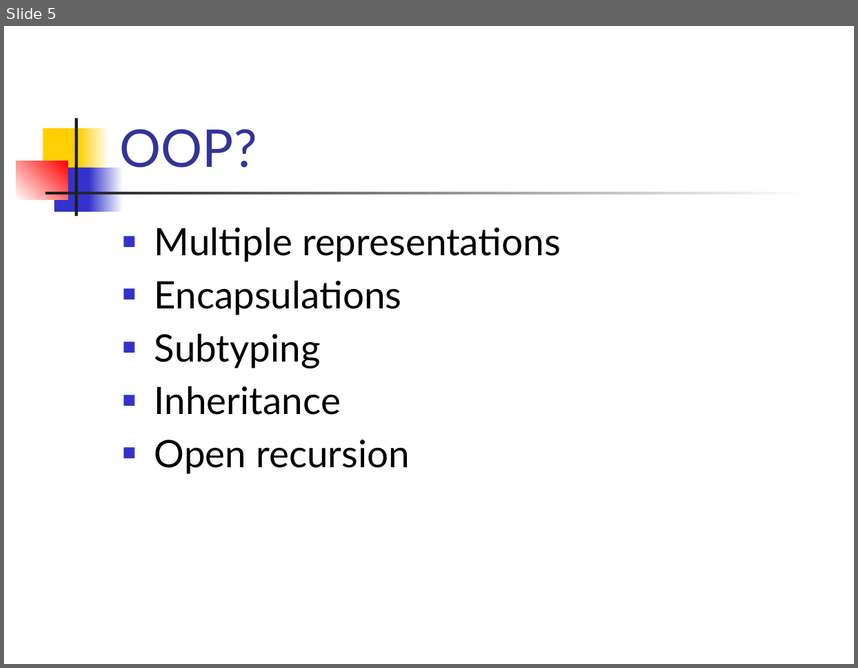
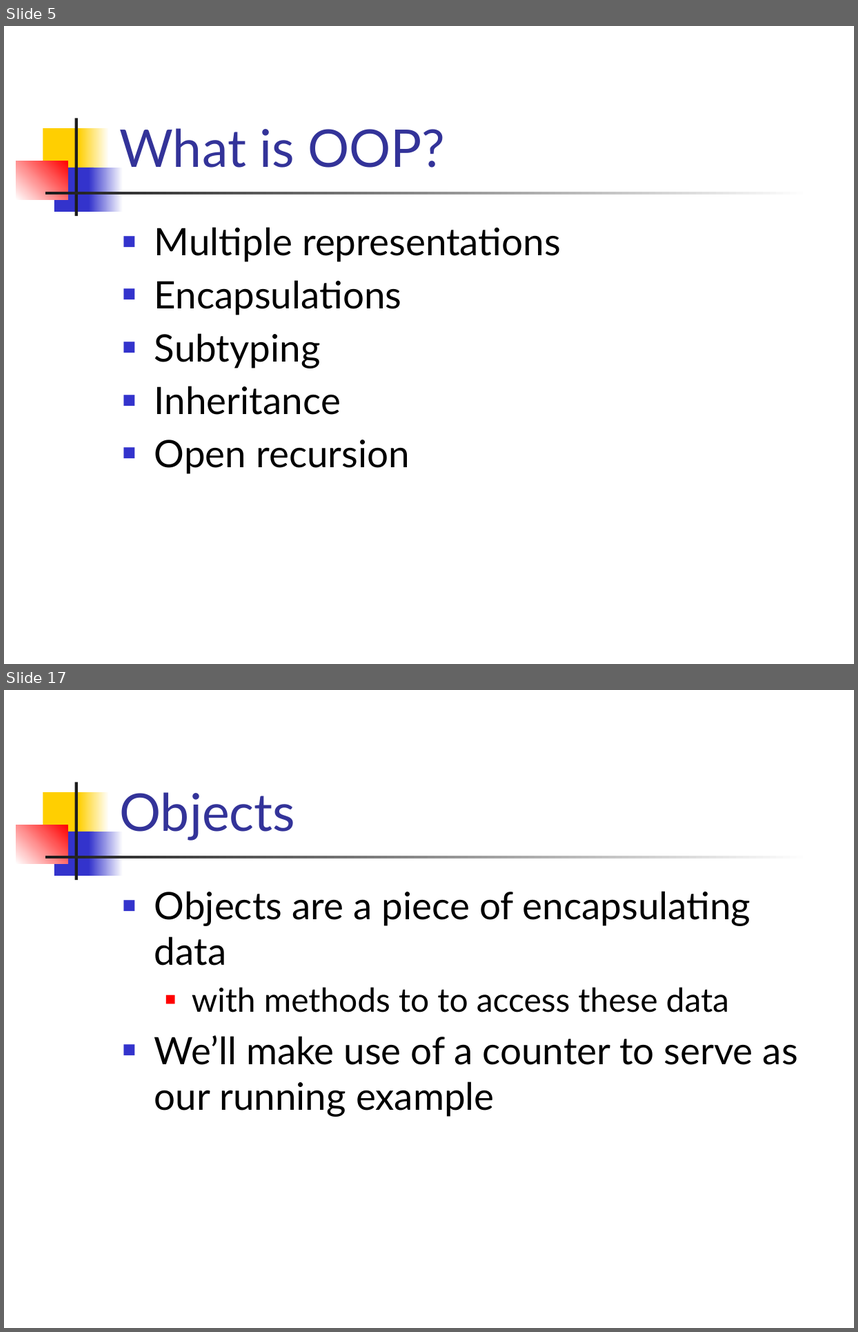
Before and after one commit to csslab-ustc/csslab-ustc.github.io, a slide deck: courses/popl/slides/lec15-imperative-objects.pptx. Shown one above the other, each under a label of ours: slide 5 before the commit, slides 5 and 17 after it; the slides between them are not shown. The pictures are 858x668 and 858x1332 pixels, drawn with LibreOffice and Linux fonts; fonts in the diff are those of the drawing. Boxes give left, top, right and bottom in pixels: in the first picture for what was removed or moved away, otherwise in the second. Text is boxed around its words. In the diff, an @@ line names an element or a change of style, - is before the commit and + after.

```diff
--- a/courses/popl/slides/lec15-imperative-objects.pptx
+++ b/courses/popl/slides/lec15-imperative-objects.pptx
@@ slide 17 added at bbox=[4, 690, 854, 1328], background #FFFFFF; not listed: 7 template elements that a slide beside it also shows @@
@@ title added at bbox=[119, 792, 295, 840], 44 pt, text #333399 @@
+Objects
@@ text added at bbox=[154, 891, 798, 1116], 32 pt, text #000000 @@
+■ Objects are a piece of encapsulating data
+  ■ with methods to to access these data
+■ We’ll make use of a counter to serve as our running example
@@ slide 5 changed as well @@
@@ title at bbox=[119, 128, 445, 167]: text changed @@
-OOP?
+What is OOP?
```
Also in this commit, not shown: 2 other slides changed, 23 other slides added, 2 slides removed, 2 other files.
